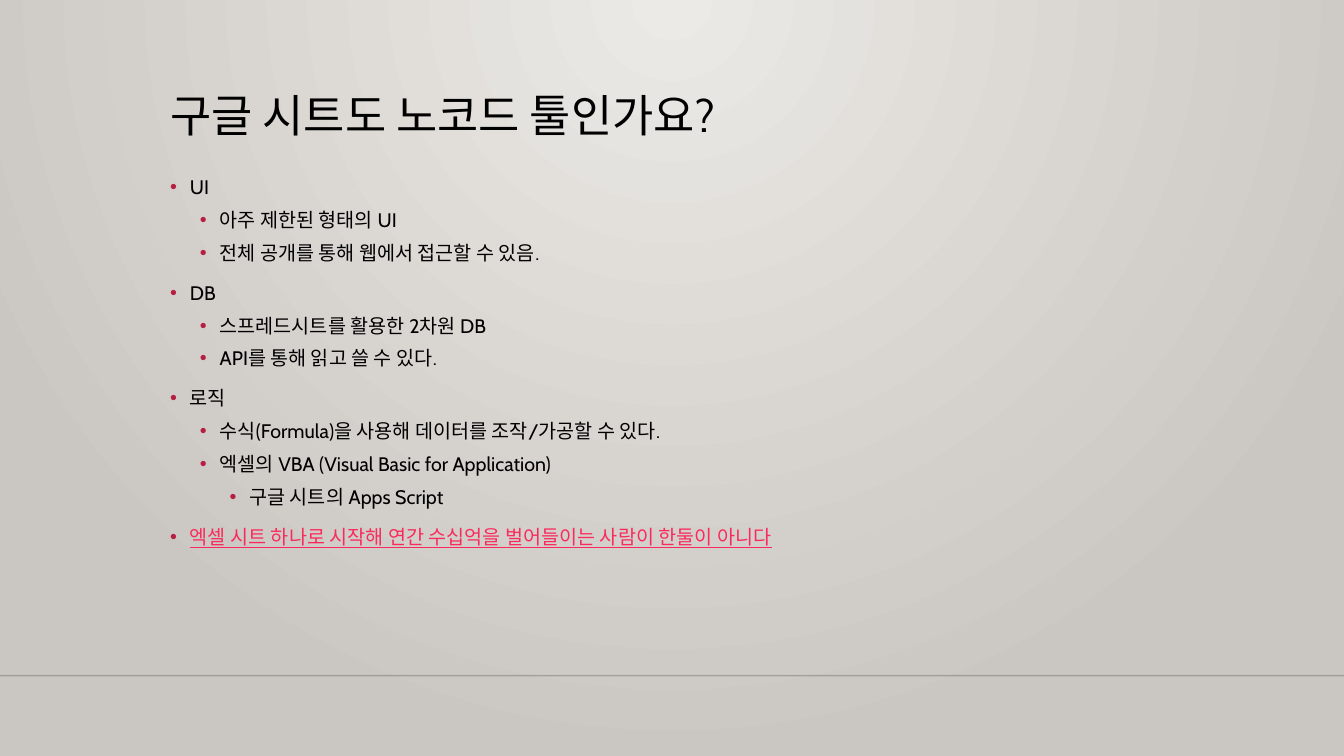
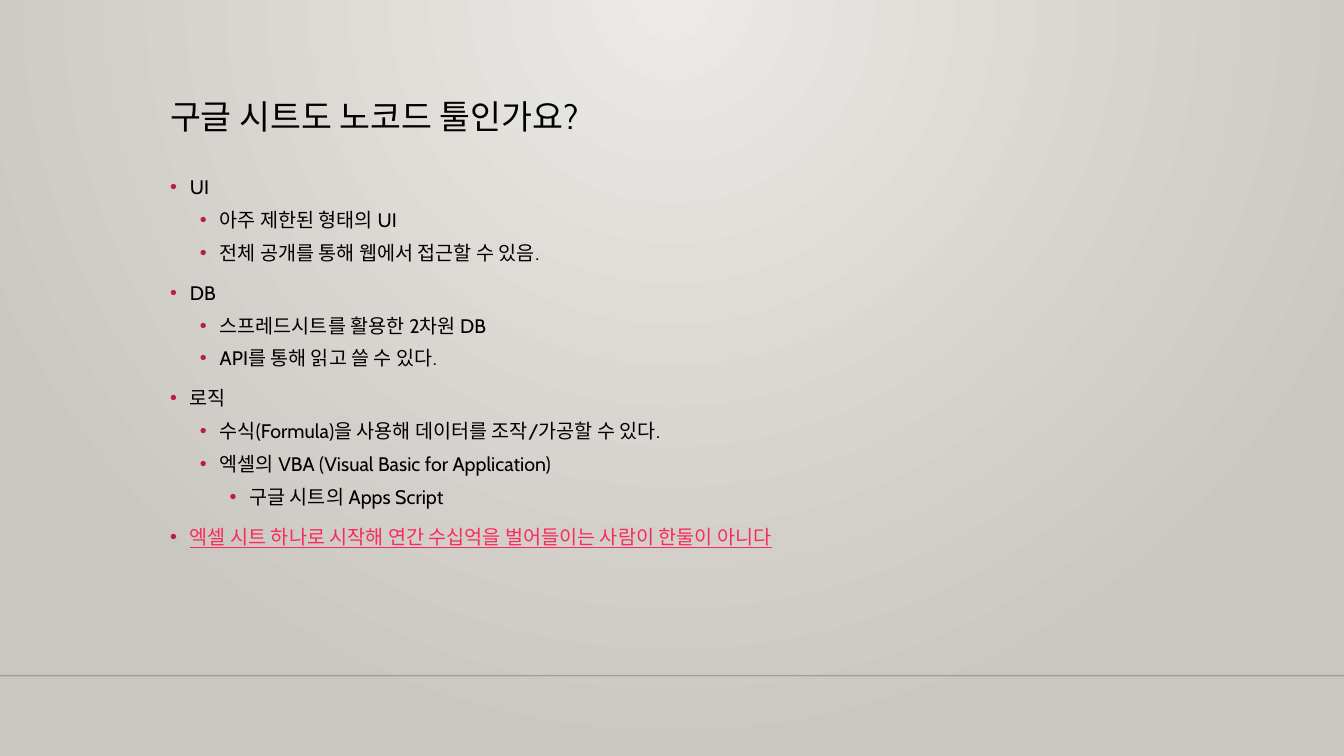
Before and after one commit to m00nlygreat/obsidian-vault, a slide deck: slide 2 of 노코드 엔지니어링/구글 시트로 데이터 관리하기.pptx. Drawn at 1344x756 pixels with LibreOffice and Linux fonts; fonts in the diff are those of the drawing; background and template pictures are left out. Boxes give left, top, right and bottom in pixels: in the first picture for what was removed or moved away, otherwise in the second. Text is boxed around its words. In the diff, an @@ line names an element or a change of style, - is before the commit and + after.

Commit message:
백업 완료: 2023-11-26 03:12:21
Affected files:
.obsidian/workspace.json
노코드 엔지니어링/구글 시트로 데이터 관리하기.md
노코드 엔지니어링/구글 시트로 데이터 관리하기.pptx
노코드 엔지니어링/프레이머로 블로그 만들기.md
노코드 엔지니어링/프레이머로 블로그 만들기.pptx

```diff
--- a/노코드 엔지니어링/구글 시트로 데이터 관리하기.pptx
+++ b/노코드 엔지니어링/구글 시트로 데이터 관리하기.pptx
@@ title "구글 시트도 노코드 툴인가요?" at box(170, 101, 578, 132): size 32 to 24 pt; vertical alignment top to middle @@
```
Also in this commit, not shown: 15 other slides changed, 6 slides added, 4 other files.
